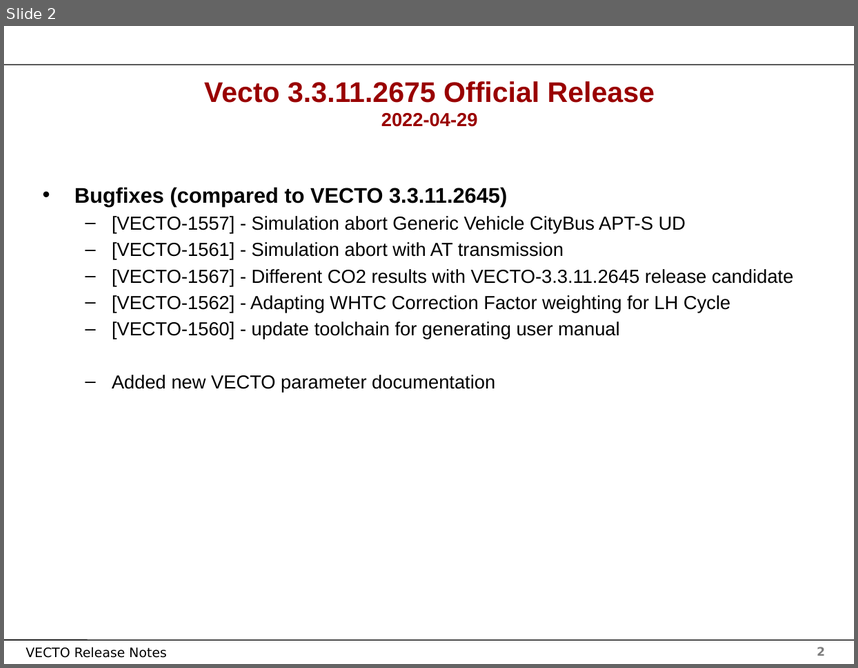
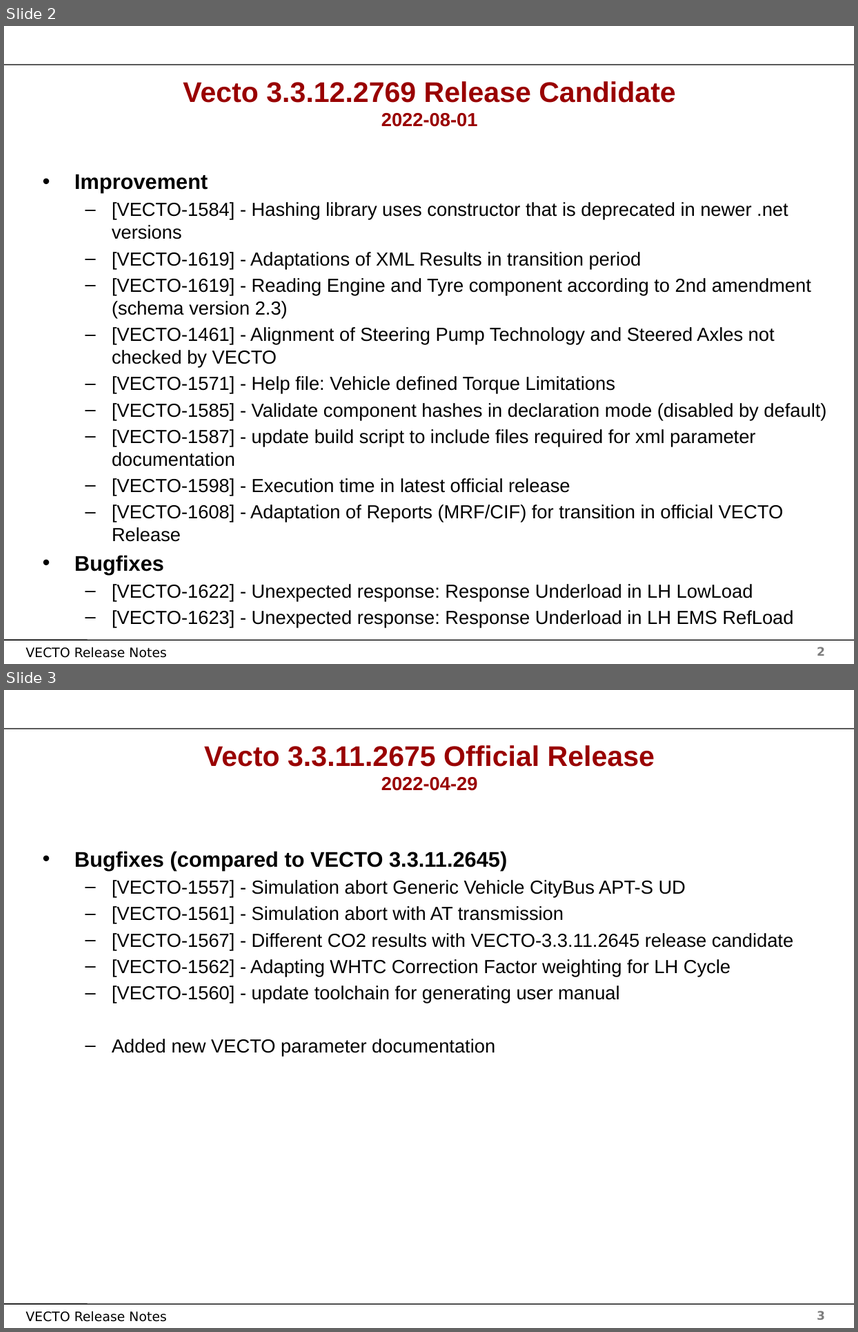
Before and after one commit to mohgsaad-art/VECTO, a slide deck: Documentation/User Manual Source/Release Notes Vecto3.x.pptx. Shown one above the other, each under a label of ours: slide 2 before the commit, slides 2 and 3 after it. The pictures are 858x668 and 858x1332 pixels, drawn with LibreOffice and Linux fonts; fonts in the diff are those of the drawing; background and template pictures are left out. Boxes give left, top, right and bottom in pixels: in the first picture for what was removed or moved away, otherwise in the second. Text is boxed around its words. In the diff, an @@ line names an element or a change of style, - is before the commit and + after.

```diff
--- a/Documentation/User Manual Source/Release Notes Vecto3.x.pptx
+++ b/Documentation/User Manual Source/Release Notes Vecto3.x.pptx
@@ slide 2 added at [4, 26, 854, 664], background #FFFFFF; not listed: 4 template elements that a slide beside it also shows @@
@@ title added at [183, 81, 675, 127], 24 pt, text #990000, bold @@
+Vecto 3.3.12.2769 Release Candidate
+2022-08-01
@@ text added at [74, 174, 826, 628], 16 pt, text #000000 @@
+• Improvement
+  – [VECTO-1584] - Hashing library uses constructor that is deprecated in newer .net versions
+  – [VECTO-1619] - Adaptations of XML Results in transition period
+  – [VECTO-1619] - Reading Engine and Tyre component according to 2nd amendment (schema version 2.3)
+  – [VECTO-1461] - Alignment of Steering Pump Technology and Steered Axles not checked by VECTO
+  – [VECTO-1571] - Help file: Vehicle defined Torque Limitations
+  – [VECTO-1585] - Validate component hashes in declaration mode (disabled by default)
+  – [VECTO-1587] - update build script to include files required for xml parameter documentation
+  – [VECTO-1598] - Execution time in latest official release
+  – [VECTO-1608] - Adaptation of Reports (MRF/CIF) for transition in official VECTO Release
+• Bugfixes
+  – [VECTO-1622] - Unexpected response: Response Underload in LH LowLoad
+  – [VECTO-1623] - Unexpected response: Response Underload in LH EMS RefLoad
@@ what was slide 2 is now slide 3 @@
@@ page number at [817, 1310, 825, 1319]: text changed @@
-2
+3
```
Also in this commit, not shown: 1 slide changed, 2 other files.
